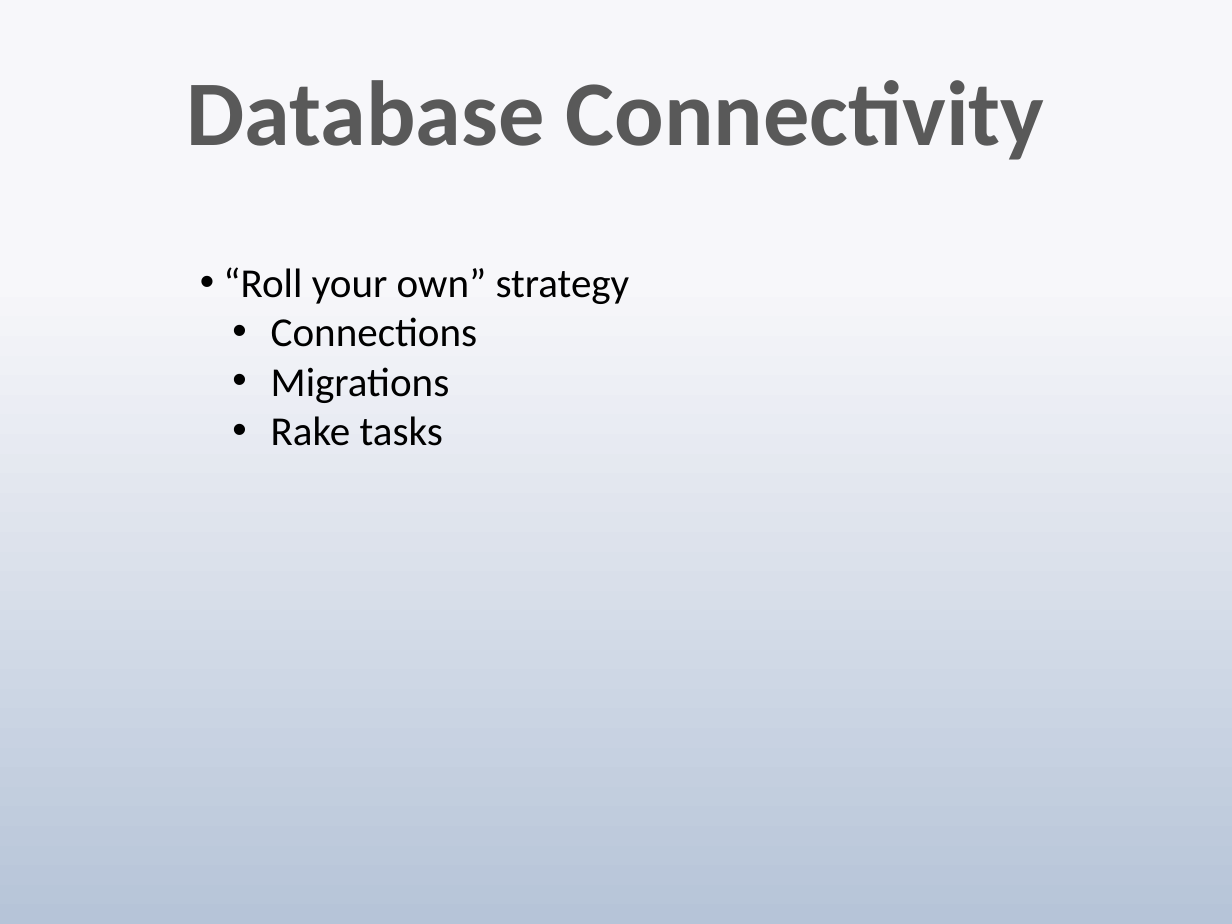
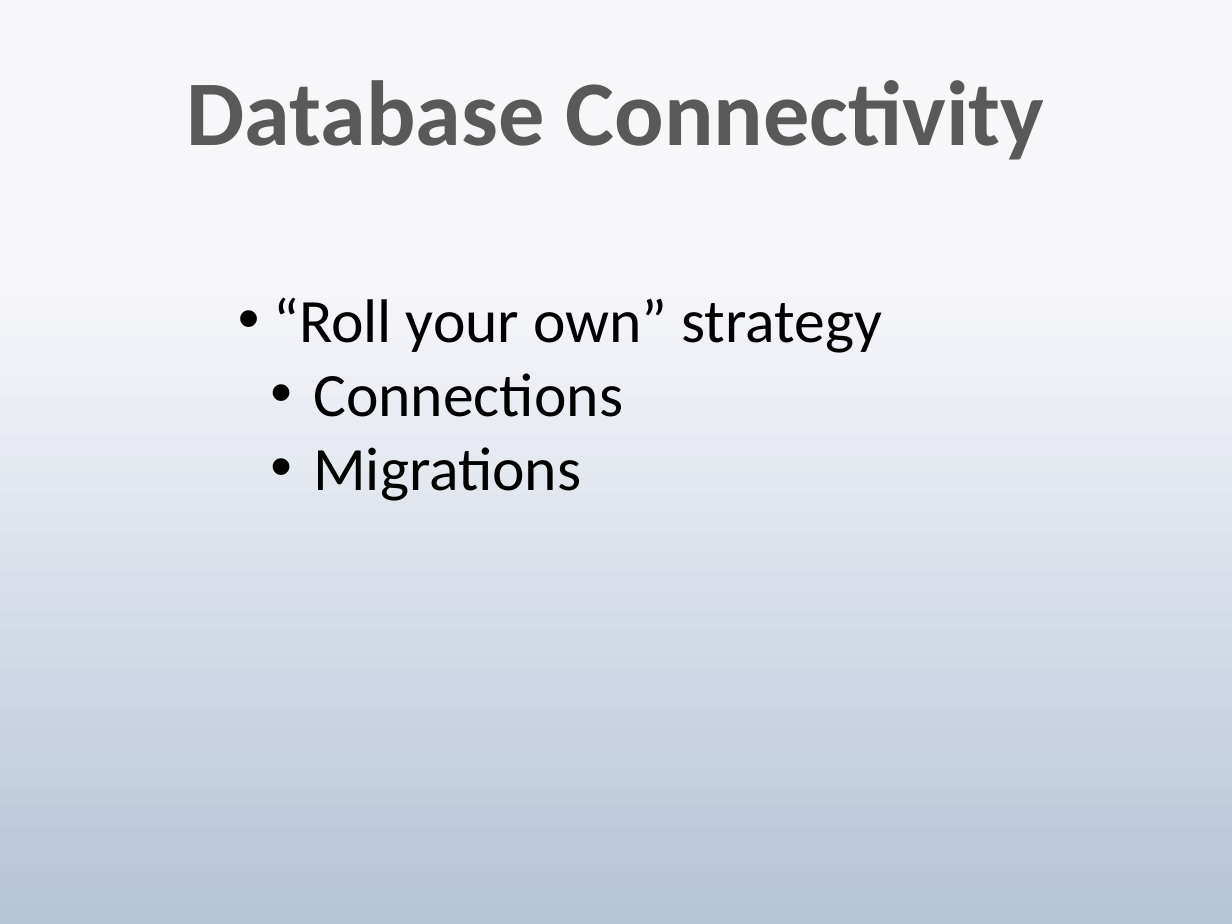
Before and after one commit to techwhizbang/sinatra_slideshow, a slide deck: slide 12 of sinatra.pptx (slide 10 before the commit). Drawn at 1232x924 pixels with LibreOffice and Linux fonts; fonts in the diff are those of the drawing. Boxes give left, top, right and bottom in pixels: in the first picture for what was removed or moved away, otherwise in the second. Text is boxed around its words. In the diff, an @@ line names an element or a change of style, - is before the commit and + after.

```diff
--- a/sinatra.pptx
+++ b/sinatra.pptx
@@ text "“Roll your own” strategy": place and size @@
-text "“Roll your own” strategy" at (223, 267, 630, 446)
+text "“Roll your own” strategy" at (273, 297, 882, 501)
@@ text "“Roll your own” strategy" at (273, 297, 882, 501): size 24 to 36 pt @@
@@ text at (271, 416, 443, 446): paragraph removed @@
-  • Rake tasks
```
Also in this commit, not shown: 5 other slides changed, 2 slides added.
